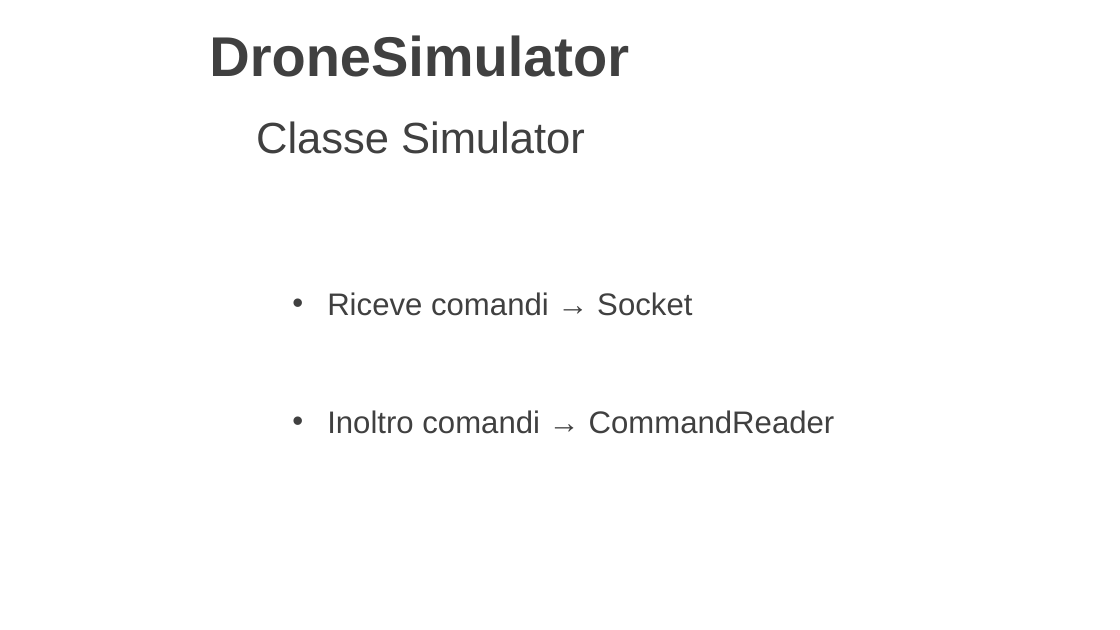
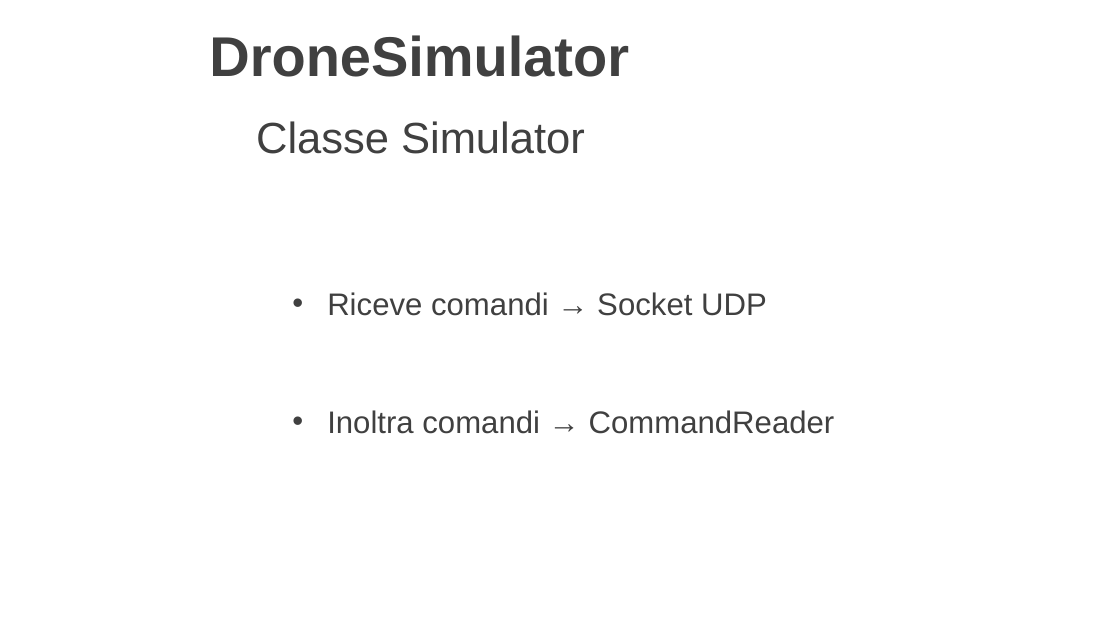
Before and after one commit to LuMug/DroneControlSystem, a slide deck: slide 29 of docs/Presentazione.pptx (slide 30 before the commit). Drawn at 1120x630 pixels with LibreOffice and Linux fonts; fonts in the diff are those of the drawing; background and template pictures are left out. Boxes give left, top, right and bottom in pixels: in the first picture for what was removed or moved away, otherwise in the second. Text is boxed around its words. In the diff, an @@ line names an element or a change of style, - is before the commit and + after.

```diff
--- a/docs/Presentazione.pptx
+++ b/docs/Presentazione.pptx
@@ text at (x1=327, y1=292, x2=835, y2=434): text changed @@
-• Riceve comandi → Socket
-• Inoltro comandi → CommandReader
+• Riceve comandi → Socket UDP
+• Inoltra comandi → CommandReader
```
Also in this commit, not shown: 10 other slides changed, 3 slides added.
